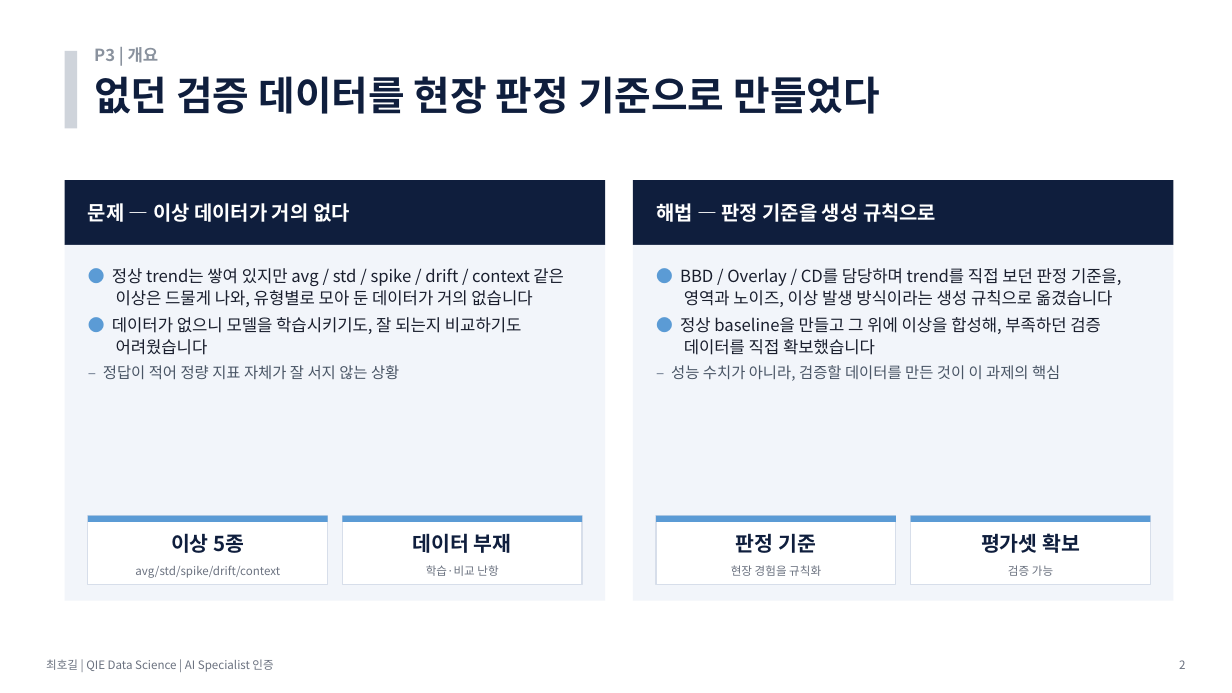
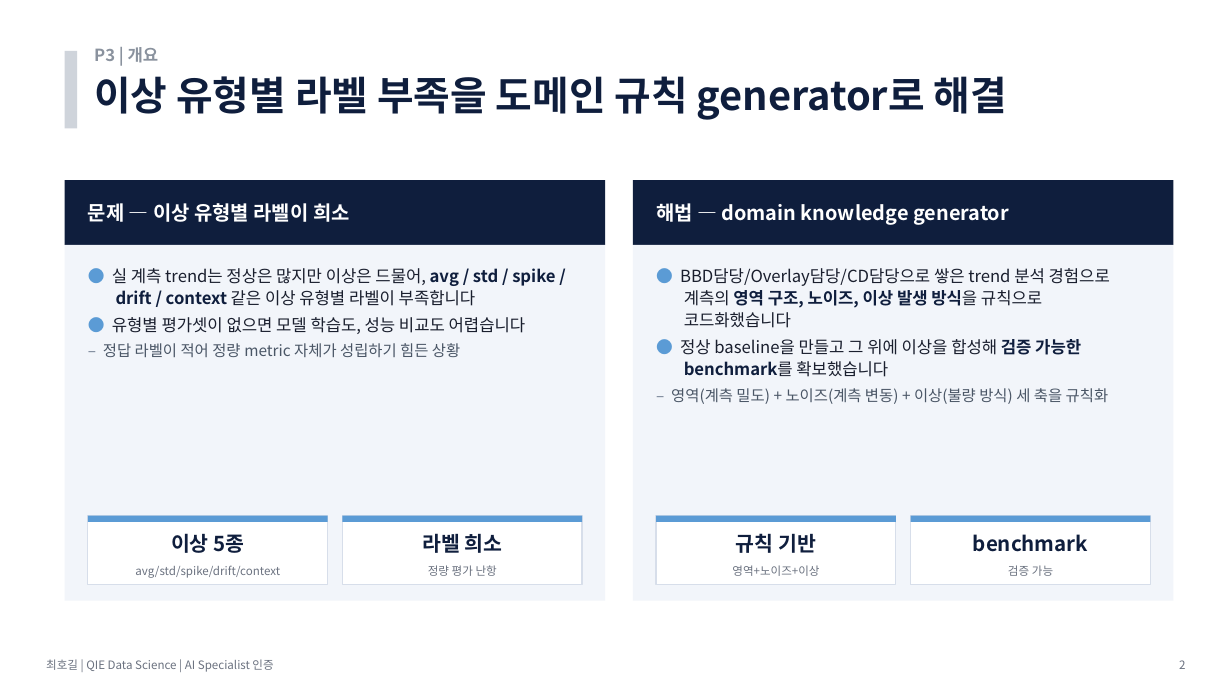
Before and after one commit to hogil/fbm_paper, a slide deck: slide 2 of recommendation/presentation/발표_P3_데이터생성_최호길.pptx. Drawn at 1232x693 pixels with LibreOffice and Linux fonts; fonts in the diff are those of the drawing. Boxes give left, top, right and bottom in pixels: in the first picture for what was removed or moved away, otherwise in the second. Text is boxed around its words. In the diff, an @@ line names an element or a change of style, - is before the commit and + after.

```diff
--- a/recommendation/presentation/발표_P3_데이터생성_최호길.pptx
+++ b/recommendation/presentation/발표_P3_데이터생성_최호길.pptx
@@ text at (94, 76, 1007, 120): text changed @@
-없던 검증 데이터를 현장 판정 기준으로 만들었다
+이상 유형별 라벨 부족을 도메인 규칙 generator로 해결
@@ text at (88, 203, 350, 222): text changed @@
-문제 — 이상 데이터가 거의 없다
+문제 — 이상 유형별 라벨이 희소
@@ text at (656, 203, 1009, 225): text changed @@
-해법 — 판정 기준을 생성 규칙으로
+해법 — domain knowledge generator
@@ text at (103, 268, 555, 357): text changed @@
-● 정상 trend는 쌓여 있지만 avg / std / spike / drift / context 같은 이상은 드물게 나와, 유형별로 모아 둔 데이터가 거의 없습니다
-● 데이터가 없으니 모델을 학습시키기도, 잘 되는지 비교하기도 어려웠습니다
-  – 정답이 적어 정량 지표 자체가 잘 서지 않는 상황
+● 실 계측 trend는 정상은 많지만 이상은 드물어, avg / std / spike / drift / context 같은 이상 유형별 라벨이 부족합니다
+● 유형별 평가셋이 없으면 모델 학습도, 성능 비교도 어렵습니다
+  – 정답 라벨이 적어 정량 metric 자체가 성립하기 힘든 상황
@@ text at (671, 268, 1110, 404): text changed @@
-● BBD / Overlay / CD를 담당하며 trend를 직접 보던 판정 기준을, 영역과 노이즈, 이상 발생 방식이라는 생성 규칙으로 옮겼습니다
-● 정상 baseline을 만들고 그 위에 이상을 합성해, 부족하던 검증 데이터를 직접 확보했습니다
-  – 성능 수치가 아니라, 검증할 데이터를 만든 것이 이 과제의 핵심
+● BBD담당/Overlay담당/CD담당으로 쌓은 trend 분석 경험으로 계측의 영역 구조, 노이즈, 이상 발생 방식을 규칙으로 코드화했습니다
+● 정상 baseline을 만들고 그 위에 이상을 합성해 검증 가능한 benchmark를 확보했습니다
+  – 영역(계측 밀도) + 노이즈(계측 변동) + 이상(불량 방식) 세 축을 규칙화
@@ text at (422, 533, 503, 553): text changed @@
-데이터 부재
+라벨 희소
@@ text at (736, 533, 816, 553): text changed @@
-판정 기준
+규칙 기반
@@ text at (973, 534, 1088, 552): text changed @@
-평가셋 확보
+benchmark
@@ text at (428, 565, 497, 576): text changed @@
-학습·비교 난항
+정량 평가 난항
@@ text at (732, 565, 819, 576): text changed @@
-현장 경험을 규칙화
+영역+노이즈+이상
```
Also in this commit, not shown: 6 other slides changed, 1 slide removed, 1 other file.
